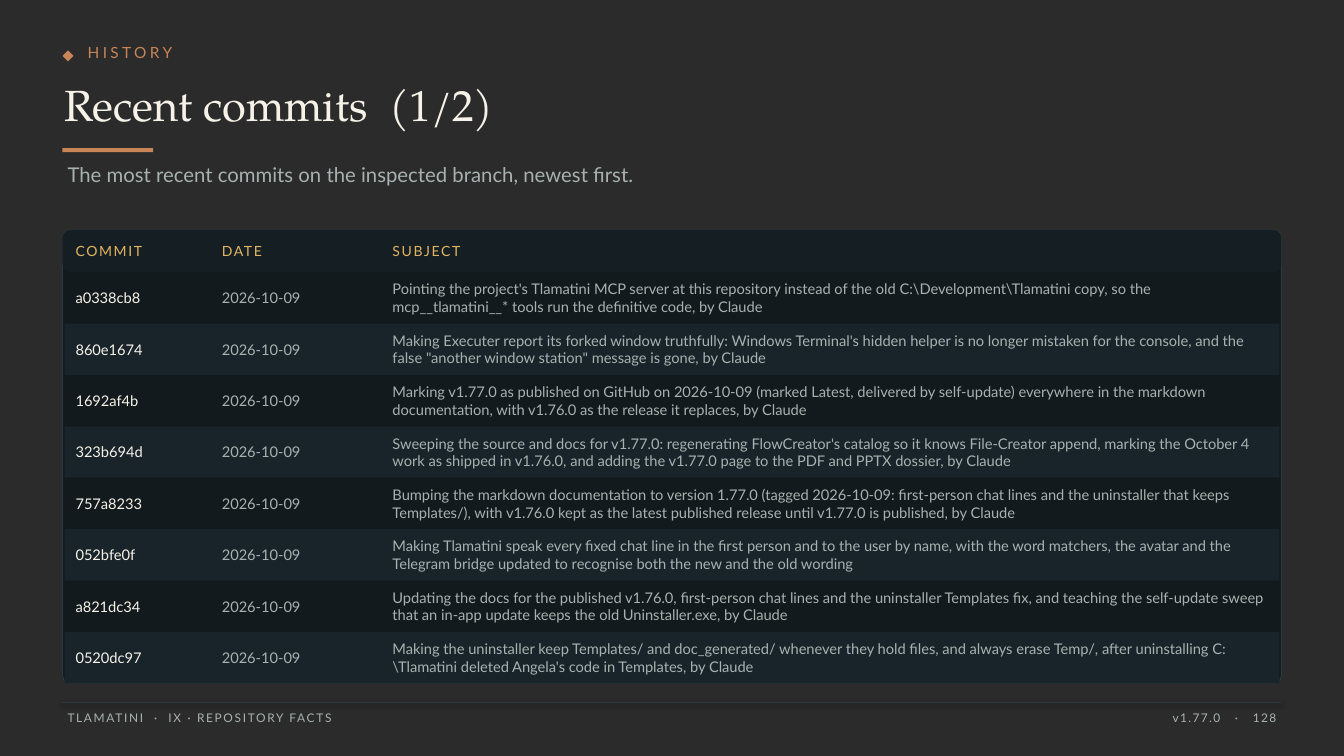
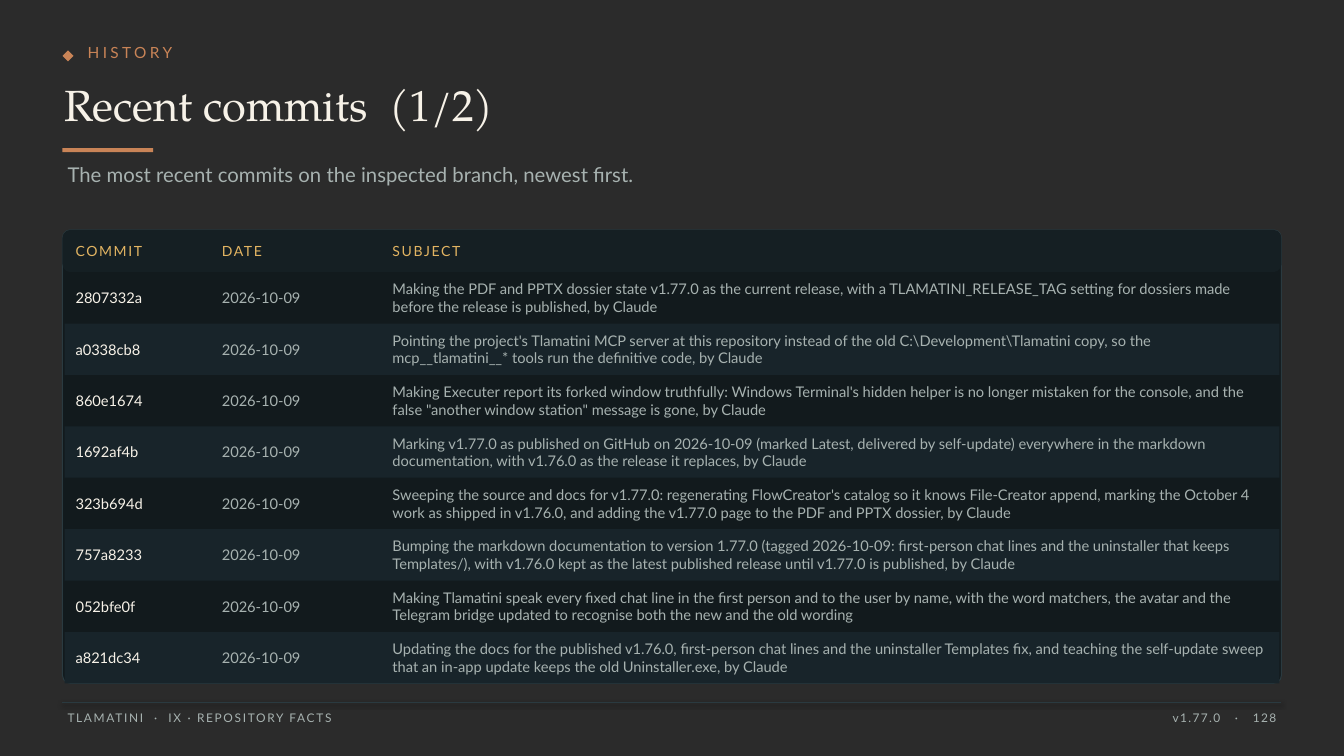
Before and after one commit to XAIHT/Tlamatini, a slide deck: slide 128 of Tlamatini_eXtended_Artificial_Intelligence_Humanly_Tempered.pptx. Drawn at 1344x756 pixels with LibreOffice and Linux fonts; fonts in the diff are those of the drawing; background and template pictures are left out; a plain dark background stands for a picture behind light text. Boxes give left, top, right and bottom in pixels: in the first picture for what was removed or moved away, otherwise in the second. Text is boxed around its words. In the diff, an @@ line names an element or a change of style, - is before the commit and + after.

```diff
--- a/Tlamatini_eXtended_Artificial_Intelligence_Humanly_Tempered.pptx
+++ b/Tlamatini_eXtended_Artificial_Intelligence_Humanly_Tempered.pptx
@@ text added at (76,292,143,303), 10.5 pt, text #F7F2E8 @@
+2807332a
@@ text added at (392,283,1230,315), 10.5 pt, text #A7B2B0 @@
+Making the PDF and PPTX dossier state v1.77.0 as the current release, with a TLAMATINI_RELEASE_TAG setting for dossiers made before the release is published, by Claude
@@ 14 texts: place and size @@
-14 texts at (76,283,1263,623)
+14 texts at (76,335,1263,675)
@@ text removed at (76,652,142,663) @@
-0520dc97
@@ text removed at (392,643,1225,675) @@
-Making the uninstaller keep Templates/ and doc_generated/ whenever they hold files, and always erase Temp/, after uninstalling C:\Tlamatini deleted Angela's code in Templates, by Claude
```
Also in this commit, not shown: 44 other slides changed, 5 other files.
